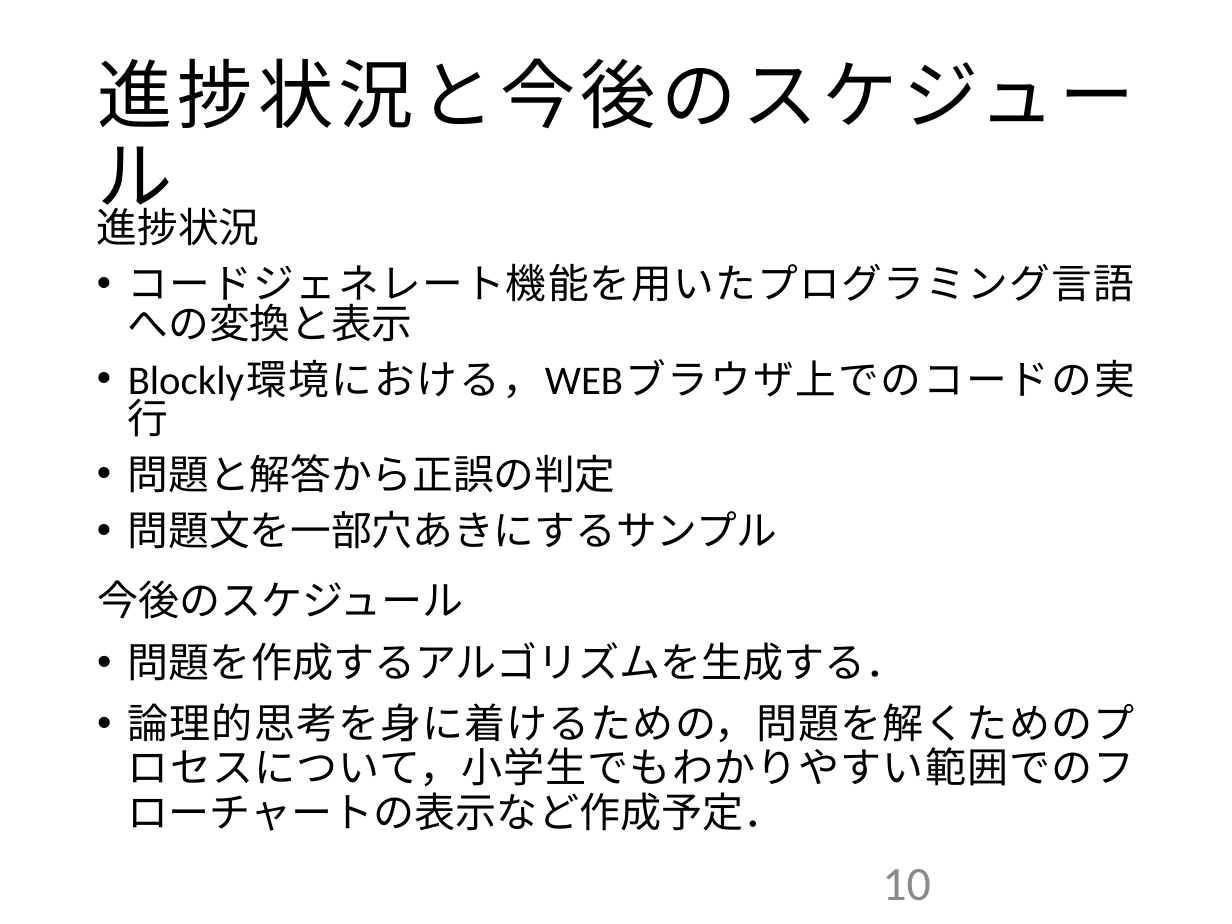
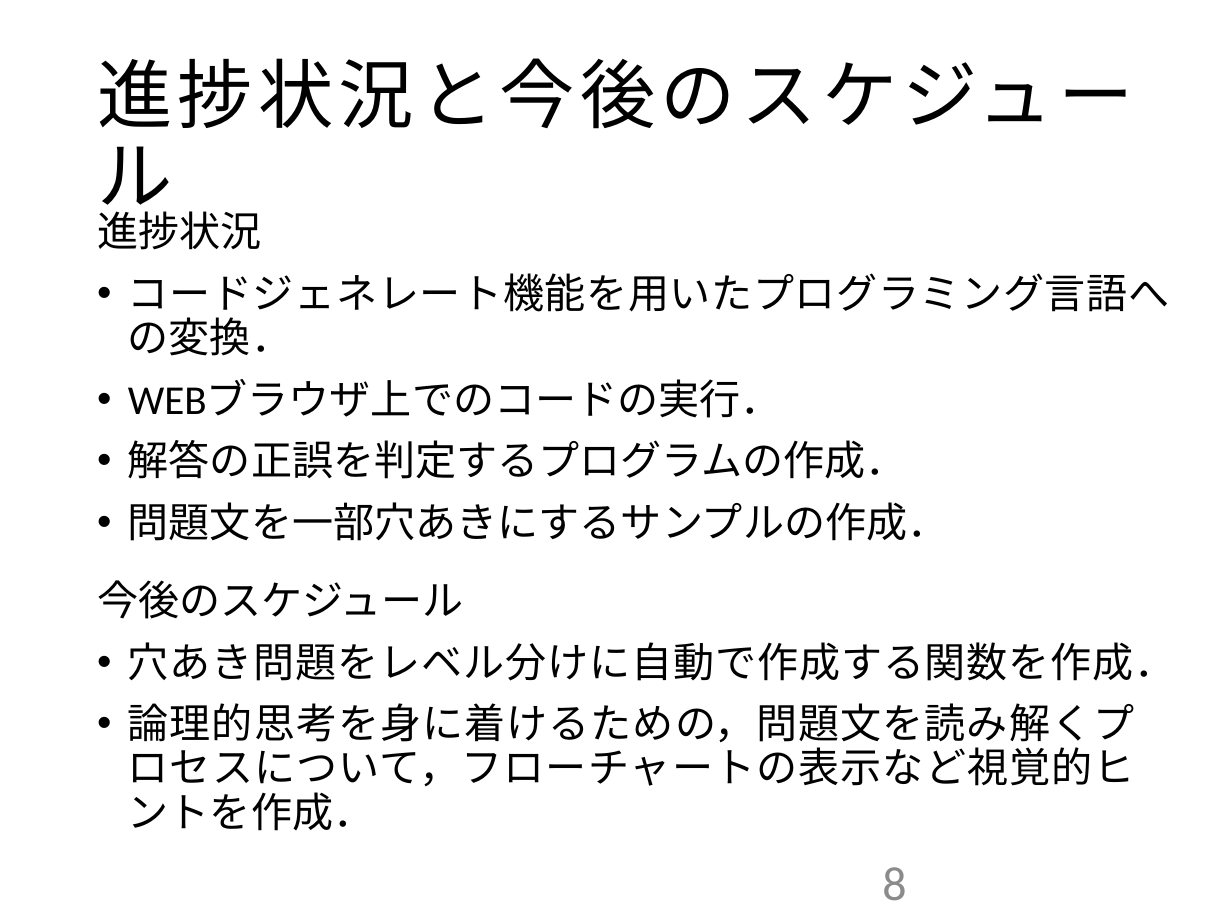
Before and after one commit to kait-takanolab/1821121-shimaoka-thesis, a slide deck: slide 8 of 1821121_shimaoka_tyuukan.pptx (slide 10 before the commit). Drawn at 1232x924 pixels with LibreOffice and Linux fonts; fonts in the diff are those of the drawing. Boxes give left, top, right and bottom in pixels: in the first picture for what was removed or moved away, otherwise in the second. Text is boxed around its words. In the diff, an @@ line names an element or a change of style, - is before the commit and + after.

```diff
--- a/1821121_shimaoka_tyuukan.pptx
+++ b/1821121_shimaoka_tyuukan.pptx
@@ text at (97, 204, 261, 250): size 23.8 to 24 pt in "進捗状況"; line spacing 0.8 to 0.9 @@
@@ text at (128, 273, 1170, 541): text changed; size 23.8 to 24 pt @@
-• コードジェネレート機能を用いたプログラミング言語への変換と表示
-• Blockly環境における，WEBブラウザ上でのコードの実行
-• 問題と解答から正誤の判定
-• 問題文を一部穴あきにするサンプル
+• コードジェネレート機能を用いたプログラミング言語への変換．
+• WEBブラウザ上でのコードの実行．
+• 解答の正誤を判定するプログラムの作成．
+• 問題文を一部穴あきにするサンプルの作成．
@@ text at (128, 642, 1176, 831): text changed @@
-• 問題を作成するアルゴリズムを生成する．
-• 論理的思考を身に着けるための，問題を解くためのプロセスについて，小学生でもわかりやすい範囲でのフローチャートの表示など作成予定．
+• 穴あき問題をレベル分けに自動で作成する関数を作成．
+• 論理的思考を身に着けるための，問題文を読み解くプロセスについて，フローチャートの表示など視覚的ヒントを作成．
@@ page number at (882, 867, 906, 900): text changed @@
-10
+8
```
Also in this commit, not shown: 8 other slides changed, 1 slide removed.
